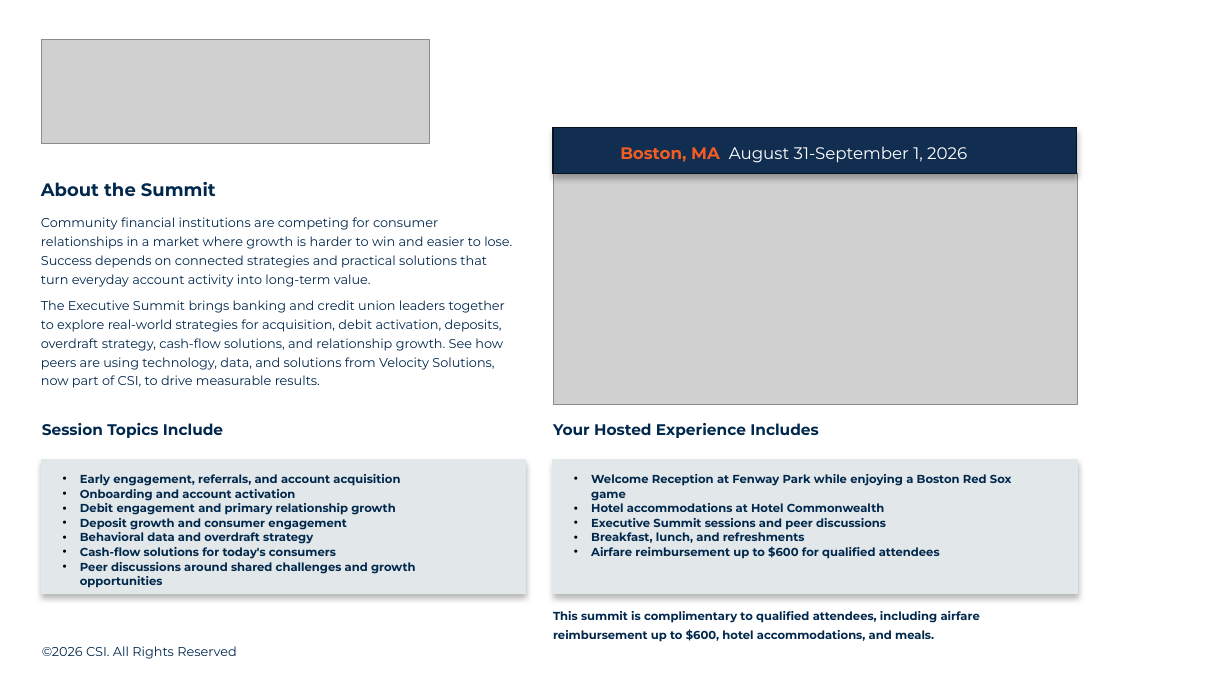
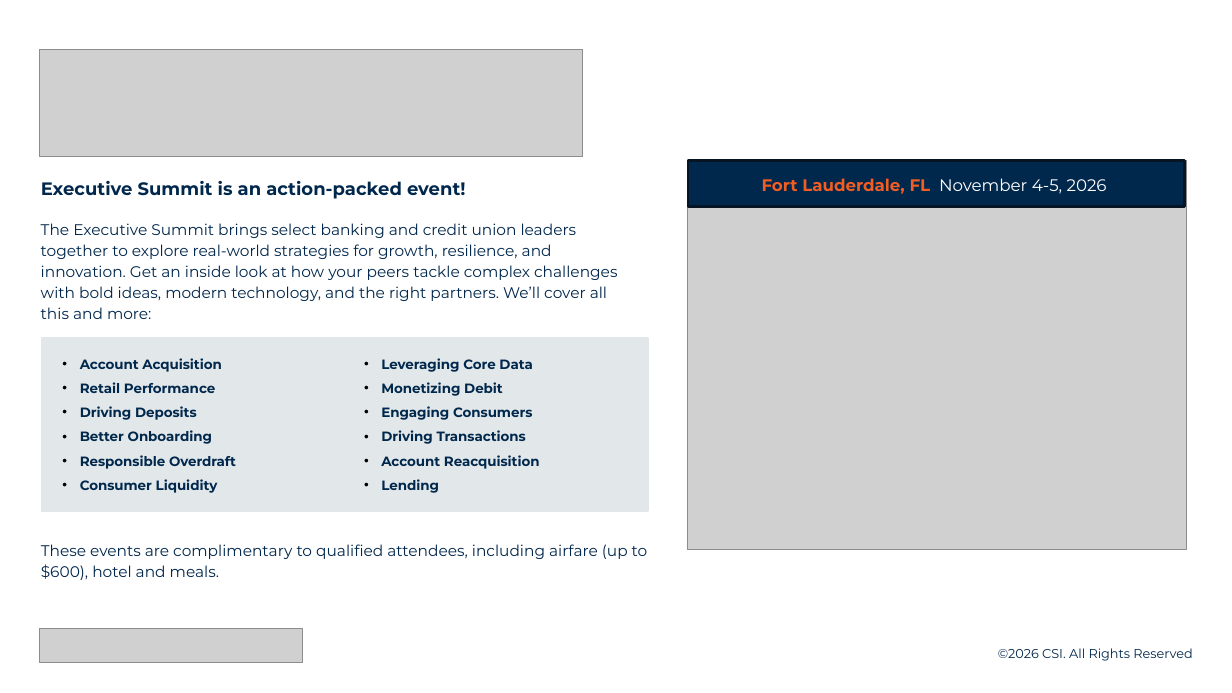
Before and after one commit to aburgard-csi/Velocity_Reporting, a slide deck: slide 2 of templates/multi-product_reference_deck.pptx. Drawn at 1232x693 pixels with LibreOffice and Linux fonts; fonts in the diff are those of the drawing; grey boxes stand for pictures. Boxes give left, top, right and bottom in pixels: in the first picture for what was removed or moved away, otherwise in the second. Text is boxed around its words. In the diff, an @@ line names an element or a change of style, - is before the commit and + after.

```diff
--- a/templates/multi-product_reference_deck.pptx
+++ b/templates/multi-product_reference_deck.pptx
@@ picture: place and size @@
-picture at bbox=[42, 40, 429, 143]
+picture at bbox=[39, 49, 583, 157]
@@ text removed at bbox=[620, 146, 967, 163] @@
-Boston, MA August 31-September 1, 2026
@@ picture removed at bbox=[554, 174, 1078, 405] @@
@@ picture added at bbox=[688, 161, 1187, 550] @@
@@ rectangle: place and size @@
-rectangle at bbox=[554, 128, 1078, 174]
+rectangle at bbox=[689, 161, 1185, 207]
@@ rectangle at bbox=[689, 161, 1185, 207]: fill #112E50 to #00274C; outline #071321 1 pt to #071423 2 pt; shadow off @@
@@ text added at bbox=[762, 178, 1107, 194], 13 pt, text #F15D22, bold @@
+Fort Lauderdale, FL November 4-5, 2026
@@ text at bbox=[41, 181, 465, 199]: text changed @@
-About the Summit
+Executive Summit is an action-packed event!
@@ text removed at bbox=[41, 217, 512, 388] @@
-Community financial institutions are competing for consumer relationships in a market where growth is harder to win and easier to lose. Success depends on connected strategies and practical solutions that turn everyday account activity into long-term value.
-The Executive Summit brings banking and credit union leaders together to explore real-world strategies for acquisition, debit activation, deposits, overdraft strategy, cash-flow solutions, and relationship growth. See how peers are using technology, data, and solutions from Velocity Solutions, now part of CSI, to drive measurable results.
@@ text added at bbox=[41, 223, 617, 319], 12 pt, text #00274C @@
+The Executive Summit brings select banking and credit union leaders together to explore real-world strategies for growth, resilience, and innovation. Get an inside look at how your peers tackle complex challenges with bold ideas, modern technology, and the right partners. We’ll cover all this and more:
@@ rectangle added at bbox=[42, 338, 647, 511], fill #E2E7E9, outline #E2E7E9 2 pt @@
@@ text added at bbox=[80, 358, 236, 493], 10.5 pt, text #00274C, bold @@
+• Account Acquisition
+• Retail Performance
+• Driving Deposits
+• Better Onboarding
+• Responsible Overdraft
+• Consumer Liquidity
@@ text added at bbox=[381, 358, 540, 493], 10.5 pt, text #00274C, bold @@
+• Leveraging Core Data
+• Monetizing Debit
+• Engaging Consumers
+• Driving Transactions
+• Account Reacquisition
+• Lending
@@ text removed at bbox=[42, 423, 223, 438] @@
-Session Topics Include
@@ text removed at bbox=[553, 423, 818, 438] @@
-Your Hosted Experience Includes
@@ rectangle removed at bbox=[42, 459, 525, 593] @@
@@ text removed at bbox=[80, 474, 415, 588] @@
-• Early engagement, referrals, and account acquisition
-• Onboarding and account activation
-• Debit engagement and primary relationship growth
-• Deposit growth and consumer engagement
-• Behavioral data and overdraft strategy
-• Cash-flow solutions for today's consumers
-• Peer discussions around shared challenges and growth opportunities
@@ rectangle removed at bbox=[554, 459, 1078, 593] @@
@@ text removed at bbox=[591, 474, 1012, 559] @@
-• Welcome Reception at Fenway Park while enjoying a Boston Red Sox game
-• Hotel accommodations at Hotel Commonwealth
-• Executive Summit sessions and peer discussions
-• Breakfast, lunch, and refreshments
-• Airfare reimbursement up to $600 for qualified attendees
@@ text at bbox=[41, 544, 648, 580]: text changed; size 9 to 12 pt; bold off @@
-This summit is complimentary to qualified attendees, including airfare reimbursement up to $600, hotel accommodations, and meals.
+These events are complimentary to qualified attendees, including airfare (up to $600), hotel and meals.
@@ picture added at bbox=[39, 628, 302, 663] @@
@@ text "©2026 CSI. All Rights Reserved": place and size @@
-text "©2026 CSI. All Rights Reserved" at bbox=[42, 646, 236, 659]
+text "©2026 CSI. All Rights Reserved" at bbox=[998, 648, 1192, 661]
@@ text "©2026 CSI. All Rights Reserved" at bbox=[998, 648, 1192, 661]: alignment left to right @@
```
Also in this commit, not shown: 10 other files.
